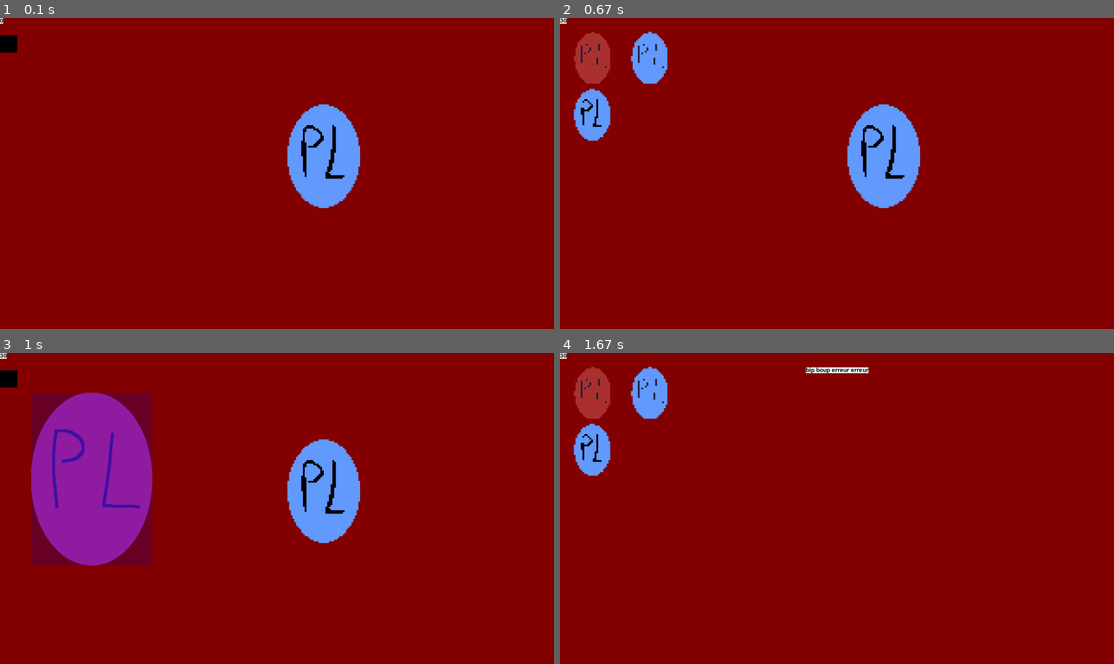
Above: before the commit, frames 1-4 (two rows, left to right).
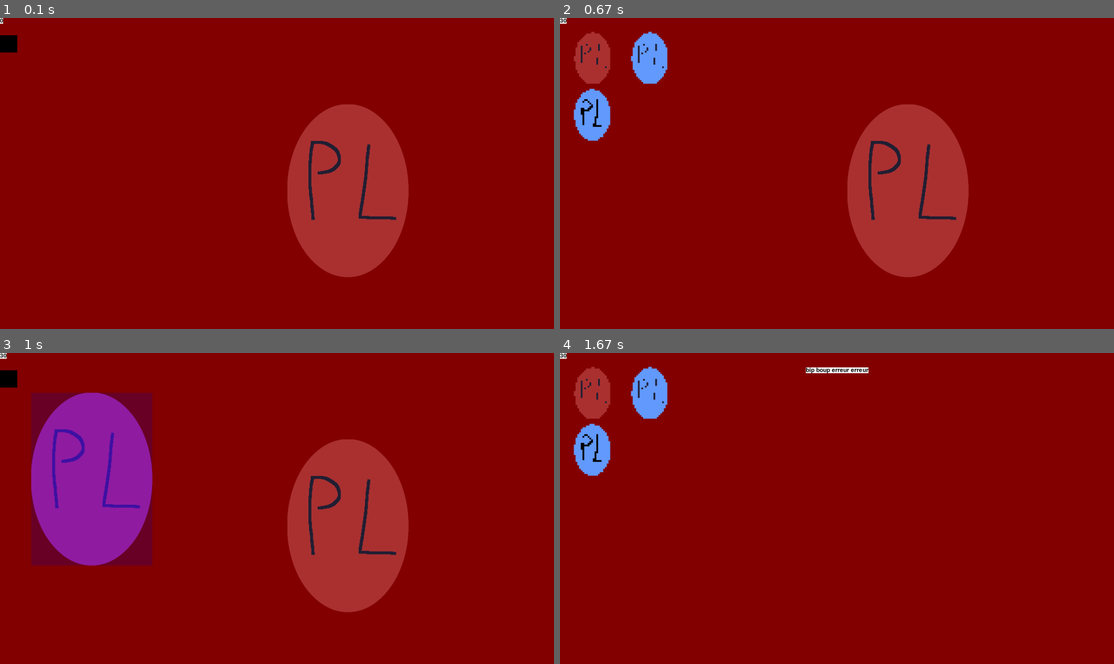
Above: after the commit, the same moments.

Repository: PouchyCorp/TrophNSI
Game: pygame game, started from sources/main.py
Two runs of this game, one before a commit and one after it. Both use one fixed random seed, a clock stepped at 60 frames per second and the inputs below.
Inputs (mouse positions are in pixels of both pictures, inside the frame that each line leads up to):
- Up to frame 1 (0.1 s): no input
- Up to frame 2 (0.67 s): tap Space at 0.33 s
- Up to frame 3 (1 s): click (33, 393) at 0.72 s
- Up to frame 4 (1.67 s): click (909, 527) at 1.05 s; hold Up from 1.33 s (still down); tap Space at 1.4 s

The runs differ from the first frame. In frame 1, 10% of the frame differs, in the area x 51-74%, y 27-84%; in frame 2, 10%; in frame 3, 10%; in frame 4, nothing differs.

Commit message:
tres grosse opti

Diff:
--- a/sources/main.py
+++ b/sources/main.py
@@ -1,17 +1,19 @@
 import pygame as pg
 import sys
-import objects.placeable
+import time
+
+pg.init()
+
+WIN = pg.display.set_mode((1920, 1080))
+CLOCK = pg.time.Clock()
+
+import objects.sprite as sprite
 from room_config import R0, R1, R2, R3
 from objects.popup import Popup
 from objects.placeable import Placeable
 from objects.inventory import Inventory
 from objects.coord import Coord
 from objects.build_mode import Build_mode
-
-pg.init()
-
-WIN = pg.display.set_mode((1920, 1080))
-CLOCK = pg.time.Clock()
 
 '''
 def draw_grid():
@@ -38,9 +40,9 @@
     popups : list[Popup] = []
 
     inventory : Inventory = Inventory()
-    inventory.inv.append(Placeable('654564231',Coord(1,(121,50)),pg.image.load('data/p1.png')))
-    inventory.inv.append(Placeable('6545dqw231',Coord(1,(121,50)),pg.image.load('data/p2.png')))
-    inventory.inv.append(Placeable('6gqeeqd4231',Coord(1,(121,50)),pg.image.load('data/p3.png')))
+    inventory.inv.append(Placeable('654564231',Coord(1,(121,50)), sprite.P1))
+    inventory.inv.append(Placeable('6545dqw231',Coord(1,(121,50)), sprite.P2))
+    inventory.inv.append(Placeable('6gqeeqd4231',Coord(1,(121,50)), sprite.P3))
 
     build_mode : Build_mode = Build_mode(Placeable('R1_stairs', Coord(1,(1000,300)), pg.transform.scale_by(pg.image.load("data/p3.png"),6)))
     #build_mode.in_build_mode = True
@@ -103,6 +105,8 @@
                             case _:
                                 popups.append(Popup('bip boup erreur erreur'))
 
+        cntr = time.time()
+
         #fps counter
         WIN.blit(Popup(str(round(CLOCK.get_fps()))).text_surf,(0,0))
 
@@ -117,5 +121,6 @@
 
         #drawed last
         render_popups()
+        pg.display.flip()
 
-        pg.display.flip()
+        print(time.time()-cntr)
--- /dev/null
+++ b/sources/objects/sprite.py
@@ -0,0 +1,11 @@
+from pygame import image, Surface
+
+BG1 = image.load("data/bg_test_1.png").convert()
+
+BG2 = image.load("data/bg_test_2.png").convert()
+
+P1 = image.load('data/p1.png').convert_alpha()
+
+P2 = image.load('data/p2.png').convert_alpha()
+
+P3 = image.load('data/p3.png').convert_alpha()
--- a/sources/room_config.py
+++ b/sources/room_config.py
@@ -1,15 +1,16 @@
 from objects.coord import Coord
 from objects.placeable import Placeable
 from objects.room import Room
+import objects.sprite as sprite
 from pygame import Surface,image,transform
 
 #R0
-R0 = Room(0,image.load("data/bg_test_1.png"))
+R0 = Room(0,sprite.BG2)
 canva = Placeable('canva', Coord(1,(1200,50)), Surface((700,1000)))
 
 #R1
-R1 = Room(1,image.load("data/bg_test_1.png"))
-R1_stairs = Placeable('R1_stairs', Coord(1,(1000,300)), transform.scale_by(image.load("data/p3.png"),6))
+R1 = Room(1,sprite.BG1)
+R1_stairs = Placeable('R1_stairs', Coord(1,(1000,300)), sprite.P1)
 #test_place = Placeable("test",Coord(1,(200,200)), Surface((180,180)))
 
 R1.placed.append(R1_stairs)
@@ -17,7 +18,7 @@
 
 
 #R2
-R2 = Room(2,image.load("data/bg_test_2.png"))
+R2 = Room(2,sprite.BG2)
 R2_stairs = Placeable('R2_stairs', Coord(1,(1200,300)), Surface((200,300)))
 test_canva = Placeable('test_canva', Coord(1,(100,100)), Surface((48*6,64*6)))
 
@@ -28,4 +29,4 @@
 
 
 #R3
-R3 = Room(3,image.load("data/bg_test_1.png"))
+R3 = Room(3,sprite.BG1)
